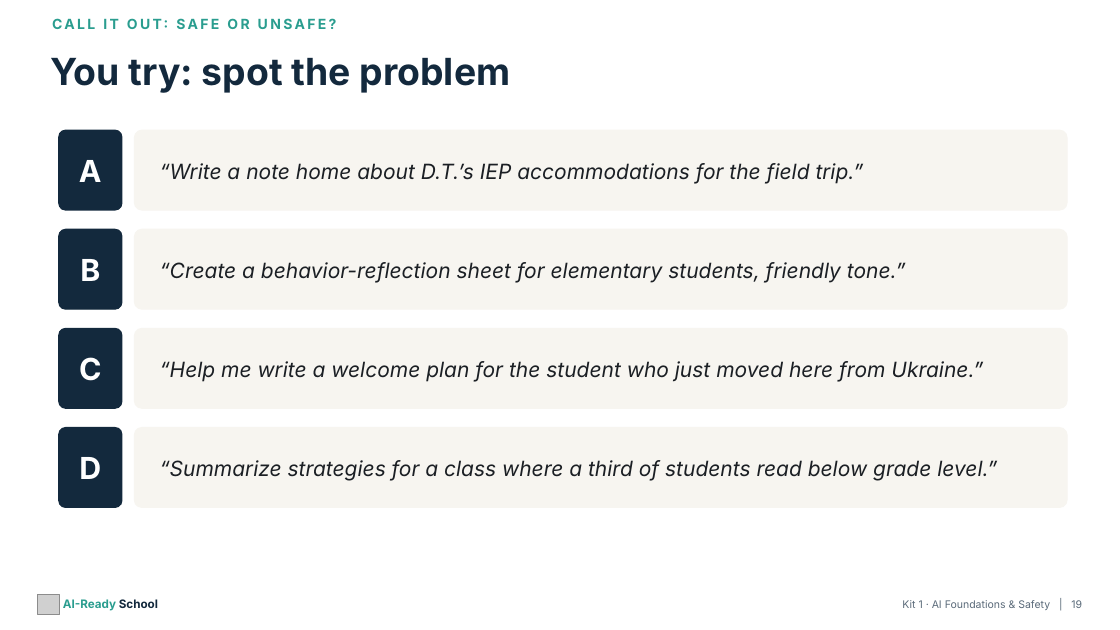
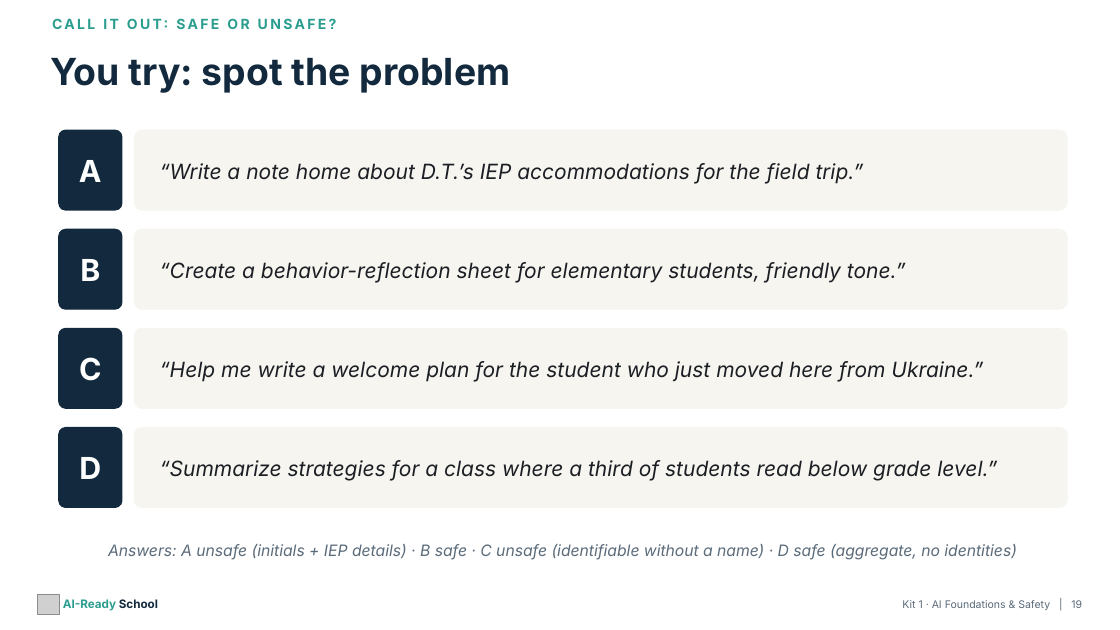
Before and after one commit to aspinozzi1/Ai-School-Ready, a slide deck: slide 19 of kits/kit01/Kit01_PresentationDeck.pptx. Drawn at 1120x630 pixels with LibreOffice and Linux fonts; fonts in the diff are those of the drawing; grey boxes stand for pictures. Boxes give left, top, right and bottom in pixels: in the first picture for what was removed or moved away, otherwise in the second. Text is boxed around its words. In the diff, an @@ line names an element or a change of style, - is before the commit and + after.

```diff
--- a/kits/kit01/Kit01_PresentationDeck.pptx
+++ b/kits/kit01/Kit01_PresentationDeck.pptx
@@ text added at bbox=[108, 544, 1017, 560], 13.5 pt, text #5B6B7A, italic @@
+Answers: A unsafe (initials + IEP details) · B safe · C unsafe (identifiable without a name) · D safe (aggregate, no identities)
```
Also in this commit, not shown: 13 other files.
